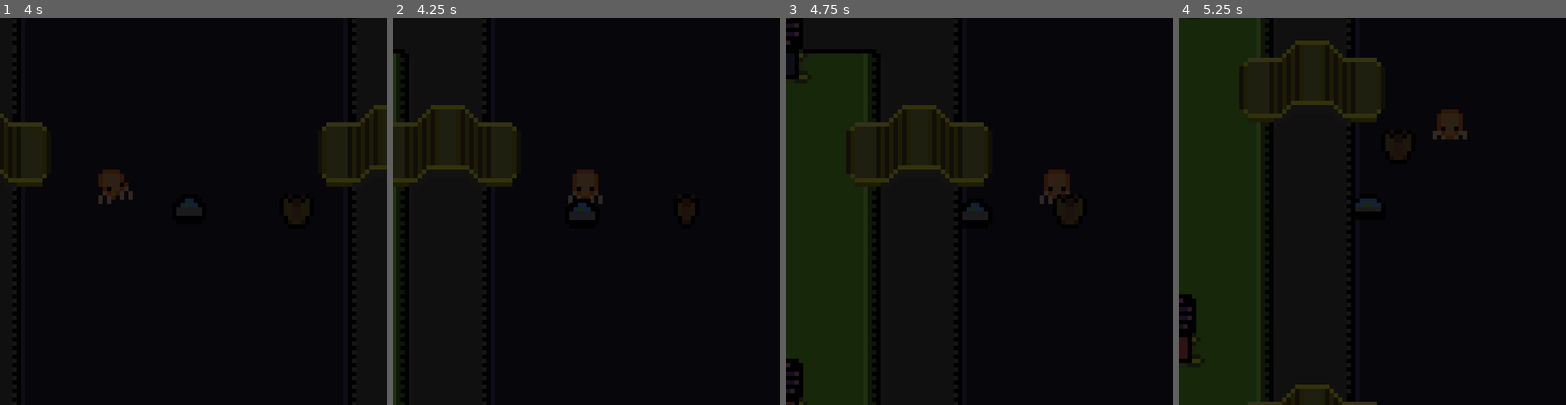
Above: before the commit, frames 1-4 (left to right).
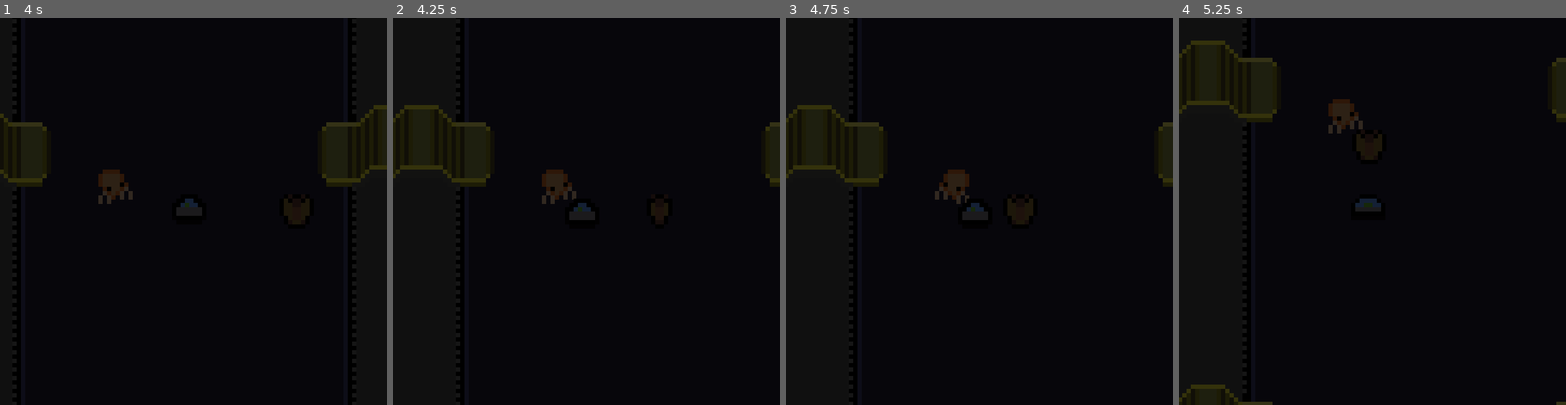
Above: after the commit, the same moments.

Repository: andersonhunter/LCH_game
Game: Godot game, scene res://LEVELS/LEVEL_1/little_endian.tscn
Two runs of this game, one before a commit and one after it. Both use one fixed random seed, a clock stepped at 60 frames per second and the inputs below. The project has no main scene, so this scene is started directly. Sound files missing from this copy of the repository are replaced by a short silence.
Inputs:
- Up to frame 1 (4 s): hold D (move_right) 0.53-1.28 s; hold S (move_down) 1.28-2.03 s; hold D (move_right) 2.03-2.78 s; hold W (move_up) 2.78-3.53 s; hold A (move_left) from 3.53 s (still down)
- Up to frame 2 (4.25 s): keep holding A (move_left)
- Up to frame 3 (4.75 s): keep holding A (move_left)
- Up to frame 4 (5.25 s): release A (move_left) at 5.03 s; hold S (move_down) from 5.03 s (still down)

Frame 1 is identical in both runs. In frame 2, 3.4% of the frame differs, in the area x 0-100%, y 9-100%; in frame 3, 6.9%; in frame 4, 8.0%, in the area x 0-100%, y 0-100%.

Commit message:
added dialogue prompting and dialogue box

Diff:
--- a/LEVELS/LEVEL_1/little_endian.gd
+++ b/LEVELS/LEVEL_1/little_endian.gd
@@ -9,11 +9,12 @@
 
 var speed = Global.speed
 @onready var mmm1Dialog: Array = [
-	"This is a test of the Emergency Broadcast System",
-	"Lorem ipsum dolor. Tempus fugit.",
-	"Anyway, haha, byeeeeee"
+	"[color=green][wave]Hello world[/wave][/color]",
+	"[color=green]Programmed to think but not to feel[/color]",
+	"[color=green]Not even sure if this is real...[/color]"
 ]
 
+signal startDialog(message: Array)
 
 func set_leds(parent_node: Node2D) -> void:
 	# Set the LED frames and begin playing
@@ -95,9 +96,12 @@
 		await transition()
 		Global.goto_scene(house_1)
 
-func _on_player_mite_1_collide() -> void:
-	pass
-	#$Player/AnimatedSprite2D.play("idle")
-	#$textBoxUi.show()
-	#$textBoxUi/Camera2D.make_current()
-	#$textBoxUi/textBox.text = mmm1Dialog[0]
+func _on_player_start_dialogue(collider: CharacterBody2D) -> void:
+	self.get_node("Bat").hide()
+	$Player.speed = 0.
+	$Player/Dialogue.show()
+	startDialog.emit(mmm1Dialog)
+	await $Player/Dialogue.textCompleted
+	$Player/Dialogue.hide()
+	self.get_node("Bat").show()
+	$Player.speed = Global.speed
--- a/LEVELS/LEVEL_1/little_endian.tscn
+++ b/LEVELS/LEVEL_1/little_endian.tscn
@@ -8,6 +8,8 @@
 [ext_resource type="PackedScene" uid="uid://b44s1rtiwgdje" path="res://LEVELS/LEVEL_1/led.tscn" id="5_61rlc"]
 [ext_resource type="PackedScene" uid="uid://xk128etno3lt" path="res://LEVELS/LEVEL_1/scene_transition_rect.tscn" id="6_n14ku"]
 [ext_resource type="AudioStream" uid="uid://bdxo41ksxykb" path="res://ASSETS/MUSIC/Little Endian Overworld Theme.mp3" id="7_d6i20"]
+[ext_resource type="PackedScene" uid="uid://cploxax04lv60" path="res://DialogueSystem/textBox.tscn" id="7_pgldm"]
+[ext_resource type="PackedScene" uid="uid://du1crknot6vve" path="res://DialogueSystem/enter_prompt.tscn" id="8_8hmsr"]
 [ext_resource type="PackedScene" uid="uid://bpr2g0kiff414" path="res://LEVELS/LEVEL_1/mold_mite.tscn" id="8_47f8w"]
 
 [sub_resource type="RectangleShape2D" id="RectangleShape2D_mvhcb"]
@@ -77,6 +79,18 @@
 [node name="Camera2D" type="Camera2D" parent="Player"]
 position = Vector2(1, 0)
 zoom = Vector2(8, 8)
+
+[node name="Dialogue" parent="Player" instance=ExtResource("7_pgldm")]
+visible = false
+offset_left = -39.0
+offset_right = 41.0
+
+[node name="enterPrompt" parent="Player" instance=ExtResource("8_8hmsr")]
+visible = false
+offset_left = 9.0
+offset_top = -8.0
+offset_right = 9.0
+offset_bottom = -8.0
 
 [node name="LED_SET_1" type="Node2D" parent="."]
 position = Vector2(-361, -360)
@@ -216,9 +230,13 @@
 stream = ExtResource("7_d6i20")
 parameters/looping = true
 
+[connection signal="startDialog" from="." to="Player/Dialogue" method="_on_little_endian_start_dialog"]
 [connection signal="body_entered" from="enter_pink_house" to="." method="_on_enter_pink_house_body_entered"]
 [connection signal="body_entered" from="enter_purple_house" to="." method="_on_enter_purple_house_body_entered"]
 [connection signal="body_entered" from="enter_blue_house" to="." method="_on_enter_blue_house_body_entered"]
 [connection signal="body_entered" from="enter_brown_house" to="." method="_on_enter_brown_house_body_entered"]
 [connection signal="mite_1_collide" from="Player" to="." method="_on_player_mite_1_collide"]
 [connection signal="mite_1_collide" from="Player" to="Mite1" method="_on_player_mite_1_collide"]
+[connection signal="startDialogue" from="Player" to="." method="_on_player_start_dialogue"]
+[connection signal="startDialogue" from="Player" to="Mite1" method="_on_player_start_dialogue"]
+[connection signal="textCompleted" from="Player/Dialogue" to="Mite1" method="_on_dialogue_text_completed"]
--- a/LEVELS/LEVEL_1/mite_1.gd
+++ b/LEVELS/LEVEL_1/mite_1.gd
@@ -30,8 +30,9 @@
 	tween.tween_property(moldMite, "position", Vector2.ZERO, duration / 2)
 	tween.tween_interval(2.0)
 
-func _on_player_mite_1_collide() -> void:
+func _on_dialogue_text_completed() -> void:
+	await get_tree().create_timer(1.0).timeout
+	start()
+
+func _on_player_start_dialogue(collider: CharacterBody2D) -> void:
 	stop()
-	var timer = get_tree().create_timer(5.)
-	await timer.timeout
-	start()
--- a/LEVELS/LEVEL_1/player.gd
+++ b/LEVELS/LEVEL_1/player.gd
@@ -5,6 +5,7 @@
 var bat = preload("res://LEVELS/LEVEL_1/bat.tscn").instantiate()
 var darkOverworld = preload("res://LEVELS/LEVEL_1/dark_overworld.tscn").instantiate()
 signal mite_1_collide
+signal startDialogue(collider: CharacterBody2D)
 @onready var rayCast = $RayCast2D
 
 func start(pos):
@@ -38,6 +39,7 @@
 		bat.position = position
 
 func _process(delta: float) -> void:
+	$enterPrompt.hide()
 	var input = Vector2.ZERO
 	input = Input.get_vector(
 		"move_left", "move_right", "move_up", "move_down"
@@ -50,14 +52,14 @@
 		# Collision detection for ray
 		var collider = rayCast.get_collider()
 		if collider.name == "mold_mite_1":
-			# Maybe add a switch statement function for collisions?
-			# match (collider.name) case "mold_mite_1": startConversation
-			# Also need rotation of raycast
-			mite_1_collide.emit()
-	if get_last_slide_collision():
-		match get_last_slide_collision().get_collider().name:
-			"mold_mite_1":
-				mite_1_collide.emit()
+			#mite_1_collide.emit()
+			$enterPrompt.show()
+		if collider.name == "mold_mite_1" and Input.is_action_pressed("enter"):
+			startDialogue.emit(collider)
+	#if get_last_slide_collision():
+		#match get_last_slide_collision().get_collider().name:
+			#"mold_mite_1":
+				#mite_1_collide.emit()
 	velocity = input * speed
 	move_and_slide()
 	if get_real_velocity() != Vector2.ZERO:
Not shown: 1 places in LEVELS/LEVEL_1/little_endian.tscn that only renumber resources
